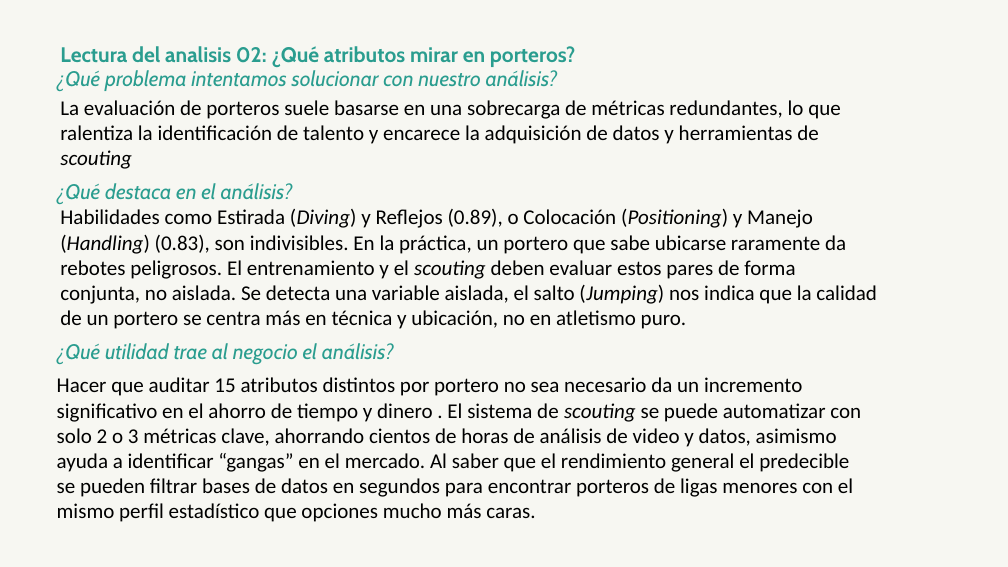
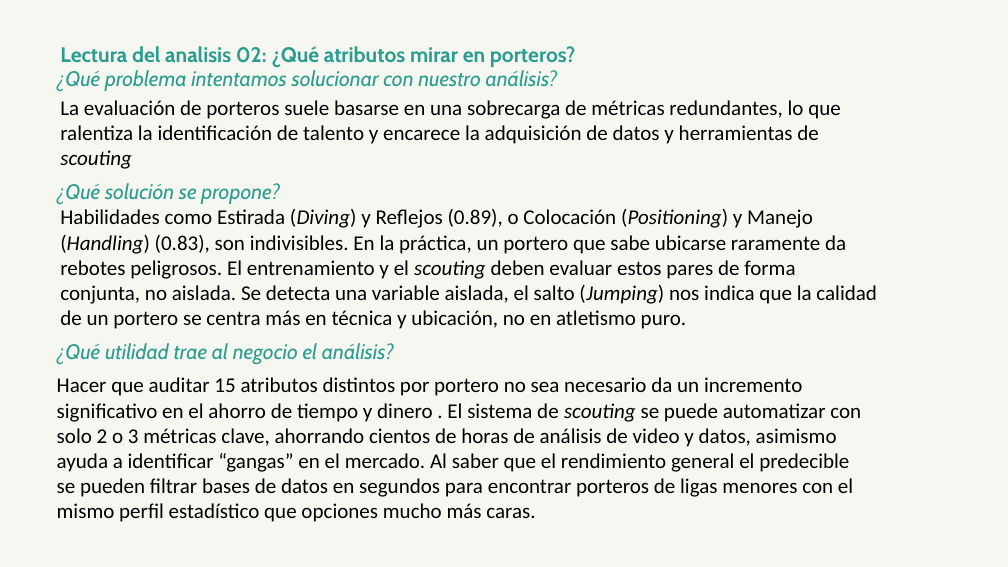
Before and after one commit to OssianV/Proyecto_analisis_soccer_europeo, a slide deck: slide 5 of OUTPUTS/presentacion_final_añadido karim.pptx. Drawn at 1008x567 pixels with LibreOffice and Linux fonts; fonts in the diff are those of the drawing. Boxes give left, top, right and bottom in pixels: in the first picture for what was removed or moved away, otherwise in the second. Text is boxed around its words. In the diff, an @@ line names an element or a change of style, - is before the commit and + after.

```diff
--- a/OUTPUTS/presentacion_final_añadido karim.pptx
+++ b/OUTPUTS/presentacion_final_añadido karim.pptx
@@ text at (57,183,280,204): text changed @@
-¿Qué destaca en el análisis?
+¿Qué solución se propone?
```
Also in this commit, not shown: 1 other slide changed.
